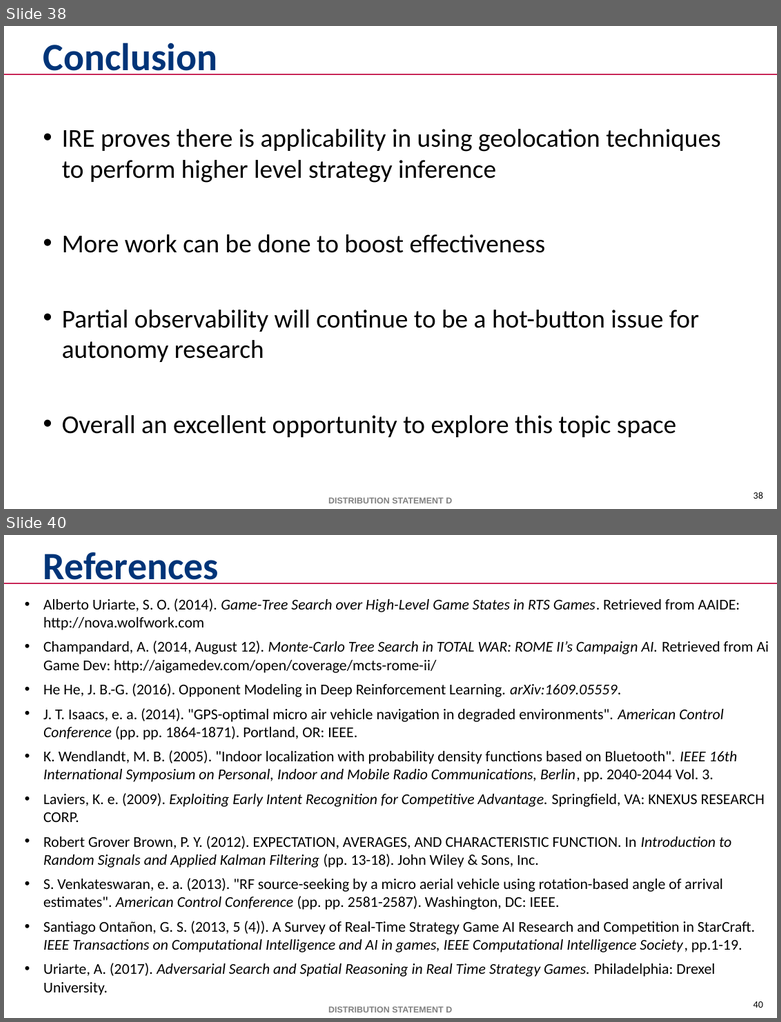
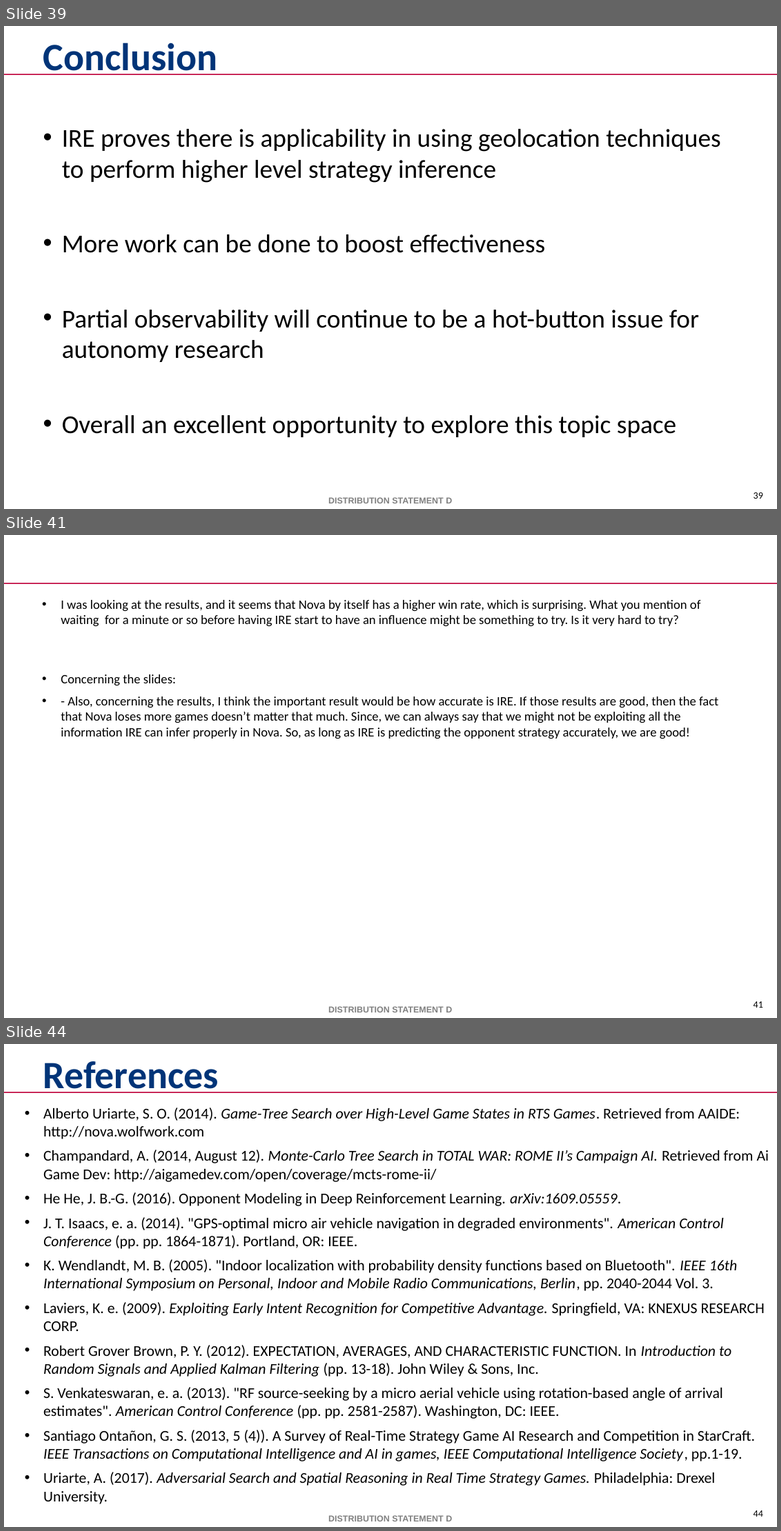
Before and after one commit to mikewkozak/IRE, a slide deck: Documentation/Thesis/Submission Draft/mkozak - Intent Recognition Engine.pptx. Shown one above the other, each under a label of ours: slides 38 and 40 before the commit, slides 39, 41 and 44 after it; the slides between them are not shown. The pictures are 781x1022 and 781x1531 pixels, drawn with LibreOffice and Linux fonts; fonts in the diff are those of the drawing; background and template pictures are left out. Boxes give left, top, right and bottom in pixels: in the first picture for what was removed or moved away, otherwise in the second. Text is boxed around its words. In the diff, an @@ line names an element or a change of style, - is before the commit and + after.

```diff
--- a/Documentation/Thesis/Submission Draft/mkozak - Intent Recognition Engine.pptx
+++ b/Documentation/Thesis/Submission Draft/mkozak - Intent Recognition Engine.pptx
@@ slide 41 added at [4,535,777,1018], background #FFFFFF; not listed: 3 template elements that a slide beside it also shows @@
@@ text added at [61,600,718,739], 12 pt, text #000000 @@
+• I was looking at the results, and it seems that Nova by itself has a higher win rate, which is surprising. What you mention of waiting for a minute or so before having IRE start to have an influence might be something to try. Is it very hard to try?
+• Concerning the slides:
+• - Also, concerning the results, I think the important result would be how accurate is IRE. If those results are good, then the fact that Nova loses more games doesn’t matter that much. Since, we can always say that we might not be exploiting all the information IRE can infer properly in Nova. So, as long as IRE is predicting the opponent strategy accurately, we are good!
@@ what was slide 38 is now slide 39 @@
@@ page number at [753,492,763,499]: text changed @@
-38
+39
@@ what was slide 40 is now slide 44 @@
@@ page number at [753,1510,763,1517]: text changed @@
-40
+44
```
Also in this commit, not shown: 3 slides changed, 3 other slides added, 6 other files.
